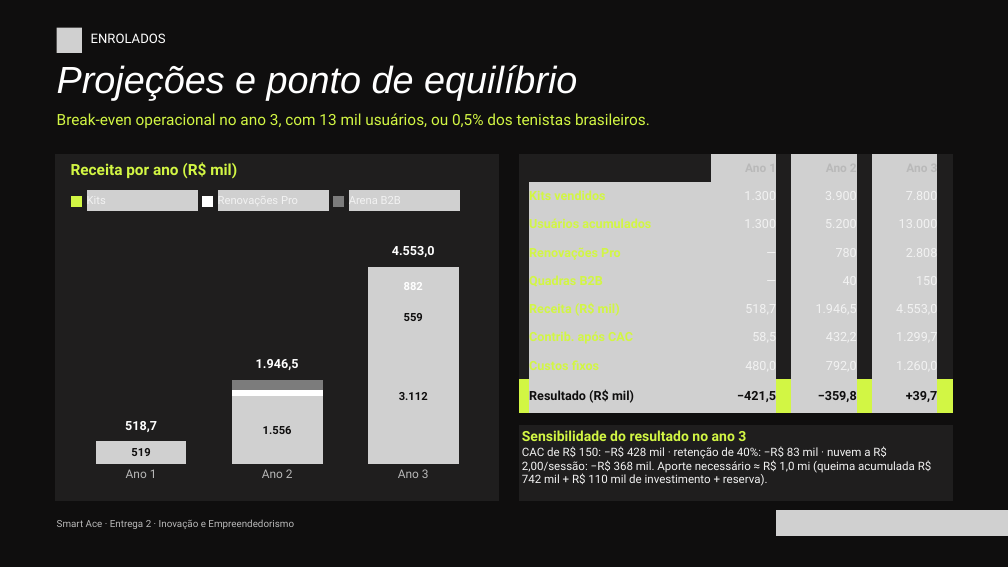
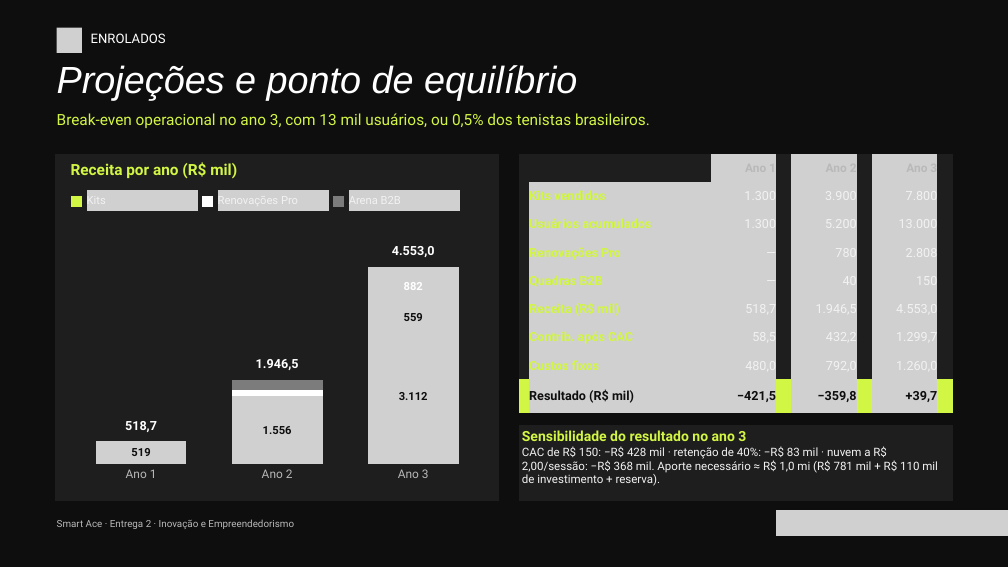
Before and after one commit to 2026-2-NCC6/Projeto4, a slide deck: slide 17 of documentos/Entrega 2/Inovação e Empreendedorismo/Entrega 2 - Inovação e Empreendedorismo.pptx. Drawn at 1008x567 pixels with LibreOffice and Linux fonts; fonts in the diff are those of the drawing; grey boxes stand for pictures. Boxes give left, top, right and bottom in pixels: in the first picture for what was removed or moved away, otherwise in the second. Text is boxed around its words. In the diff, an @@ line names an element or a change of style, - is before the commit and + after.

```diff
--- a/documentos/Entrega 2/Inovação e Empreendedorismo/Entrega 2 - Inovação e Empreendedorismo.pptx
+++ b/documentos/Entrega 2/Inovação e Empreendedorismo/Entrega 2 - Inovação e Empreendedorismo.pptx
@@ text at bbox=[522, 446, 938, 486]: text changed @@
-CAC de R$ 150: −R$ 428 mil · retenção de 40%: −R$ 83 mil · nuvem a R$ 2,00/sessão: −R$ 368 mil. Aporte necessário ≈ R$ 1,0 mi (queima acumulada R$ 742 mil + R$ 110 mil de investimento + reserva).
+CAC de R$ 150: −R$ 428 mil · retenção de 40%: −R$ 83 mil · nuvem a R$ 2,00/sessão: −R$ 368 mil. Aporte necessário ≈ R$ 1,0 mi (R$ 781 mil + R$ 110 mil de investimento + reserva).
```
Also in this commit, not shown: 17 other slides changed, 35 other files.
